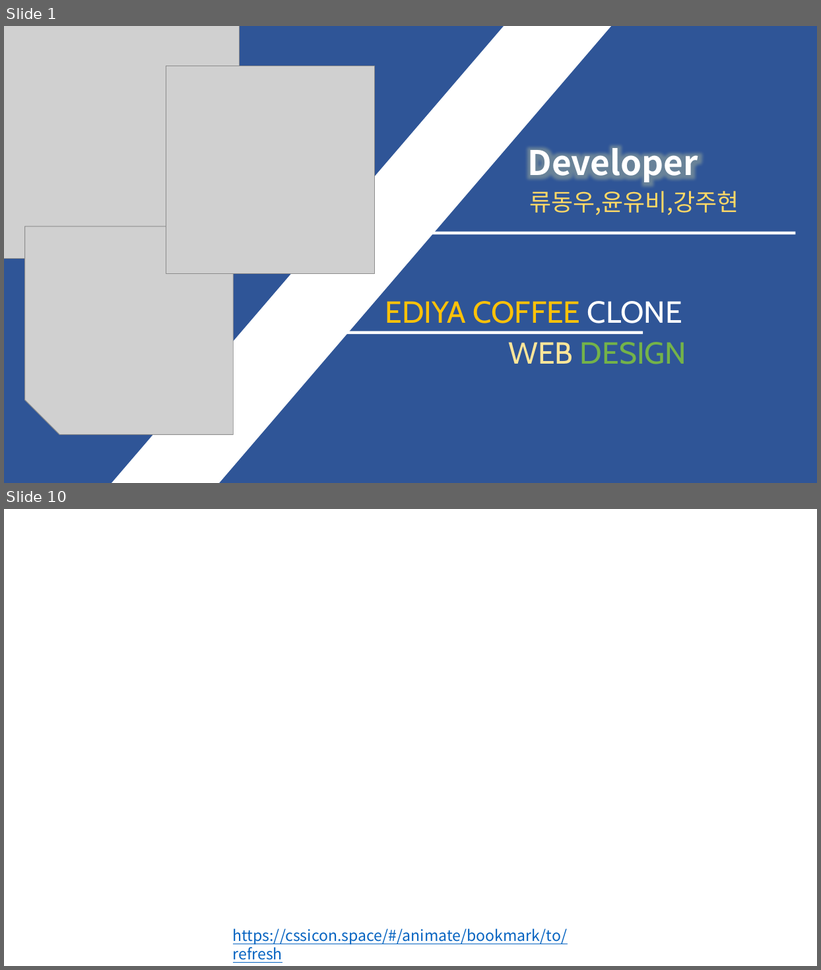
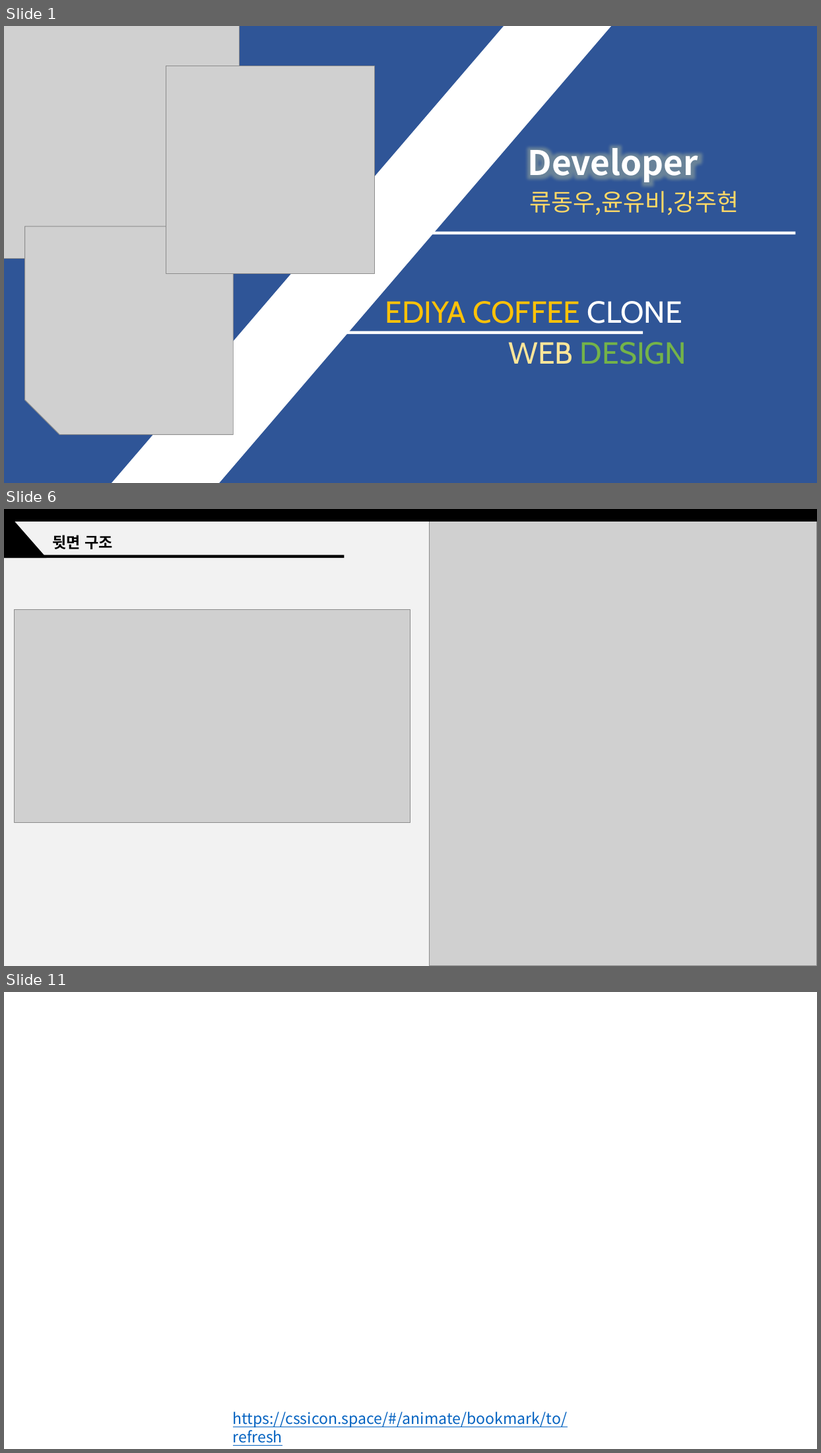
Before and after one commit to jjub0217/ediya3, a slide deck: 윤유비_발표자료.pptx. Shown one above the other, each under a label of ours: slides 1 and 10 before the commit, slides 1, 6 and 11 after it; the slides between them are not shown. The pictures are 821x970 and 821x1453 pixels, drawn with LibreOffice and Linux fonts; fonts in the diff are those of the drawing; grey boxes stand for pictures; background and template pictures are left out. Boxes give left, top, right and bottom in pixels: in the first picture for what was removed or moved away, otherwise in the second. Text is boxed around its words. In the diff, an @@ line names an element or a change of style, - is before the commit and + after.

```diff
--- a/윤유비_발표자료.pptx
+++ b/윤유비_발표자료.pptx
@@ slide 6 added at (4,509,817,966), background #FFFFFF @@
@@ rectangle added at (4,509,817,966), fill #F2F2F2 @@
@@ triangle added at (4,509,46,558), fill #000000 @@
@@ rectangle added at (4,509,817,521), fill #000000 @@
@@ picture added at (429,509,817,966) @@
@@ text added at (53,535,113,549), 18 pt, text #000000, bold @@
+뒷면 구조
@@ rectangle added at (4,555,344,558), fill #000000 @@
@@ picture added at (14,609,411,823) @@
@@ what was slide 10 is now slide 11 @@
```
Also in this commit, not shown: 3 slides changed, 5 other slides added, 5 slides removed, 2 other files.
